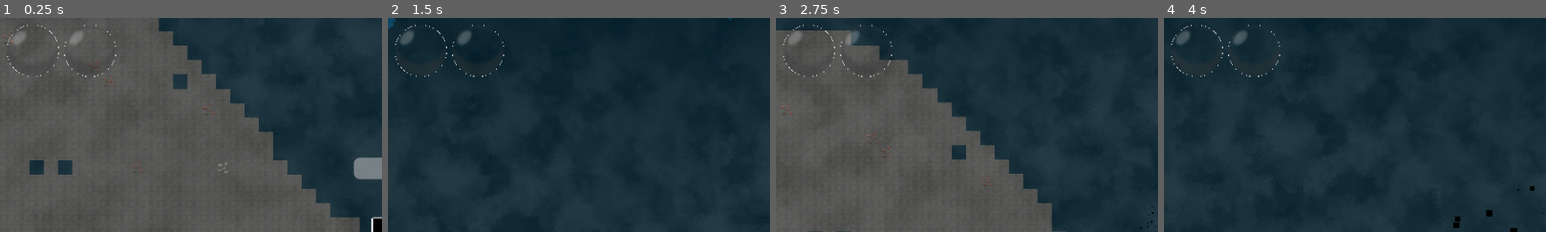
Above: before the commit, frames 1-4 (left to right).
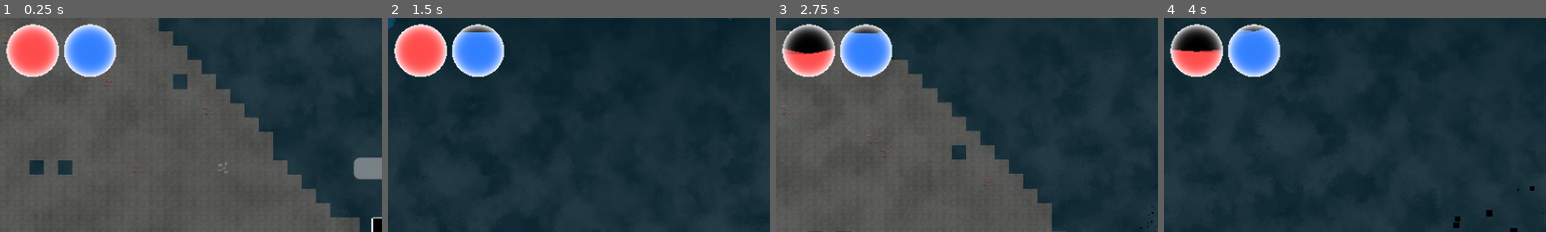
Above: after the commit, the same moments.

Repository: terriblepanic/first-game
Game: Godot game, scene res://scenes/Main.tscn
Two runs of this game, one before a commit and one after it. Both use one fixed random seed, a clock stepped at 60 frames per second and the inputs below.
Inputs (mouse positions are % of the whole screen's width and height, from its top left):
- Up to frame 1 (0.25 s): no input
- Up to frame 2 (1.5 s): tap Enter (ui_accept) at 0.5 s; move the mouse to (72, 45) at 0.52 s; hold D (move_right) from 0.53 s (still down); click (72, 45) at 0.6 s; tap Space (jump) at 0.77 s; move the mouse to (30, 55) at 1.27 s; right-click (30, 55) at 1.35 s
- Up to frame 3 (2.75 s): tap Space (jump) at 1.52 s; move the mouse to (60, 28) at 2.02 s; release D (move_right) at 2.03 s; hold A (move_left) from 2.03 s (still down); tap L at 2.1 s
- Up to frame 4 (4 s): move the mouse to (45, 70) at 2.77 s; release A (move_left) at 2.78 s; hold D (move_right) from 2.78 s (still down); tap E at 2.85 s; tap Space (jump) at 3.02, 3.77 s; move the mouse to (80, 65) at 3.52 s; click (80, 65) at 3.6 s
The pictures show only the part of the screen within x 0-50%, y 0-50%; the shares and areas given below are measured in that part.

The runs differ from the first frame. In frame 1, 5.4% of the frame differs, in the area x 1-31%, y 2-28%; in frame 2, 5.4%; in frame 3, 5.2%; in frame 4, 5.3%.
Error before the commit: Parse Error: Used space character for indentation instead of tab as used before in the file. (res://scripts/hud.gd:28)

Commit message:
my try to fix orbs and upgrade readme

Diff:
--- a/scenes/orb_bar.tscn
+++ b/scenes/orb_bar.tscn
@@ -6,9 +6,10 @@
 
 [sub_resource type="ShaderMaterial" id="ShaderMaterial_vgbrp"]
 shader = ExtResource("2_2p2p8")
-shader_parameter/light_effect = true
+shader_parameter/light_effect = false
 shader_parameter/border_exclusion_effect = false
-shader_parameter/wave_fix_on_border = true
+shader_parameter/wave_fix_on_border = false
+shader_parameter/transparent_empty = false
 shader_parameter/water_color = Color(1, 0, 0, 1)
 shader_parameter/water_wave_speed = 2.0
 shader_parameter/water_wave_ci = 0.05
@@ -16,21 +17,20 @@
 shader_parameter/ball_color = Color(1, 1, 1, 1)
 shader_parameter/ball_border_ci = 5.0
 shader_parameter/ball_light_speed = 2.0
-shader_parameter/wave_num = 3.0
+shader_parameter/wave_num = 2.0
 shader_parameter/plane_inclined_effect = false
 shader_parameter/plane_inclined_ratio = 0.05
 shader_parameter/iniTime = 0.0
 shader_parameter/height = 0.5
 shader_parameter/oheight = 0.5
-shader_parameter/vibration_effect = true
+shader_parameter/vibration_effect = false
 shader_parameter/vibration_time = 0.0
-shader_parameter/vibration_effect_timelength = 0.01
+shader_parameter/vibration_effect_timelength = 4.0
 shader_parameter/vibration_speed = 8.0
-shader_parameter/vibration_magnitude = 1.29
-shader_parameter/vibration_wave_ci = 0.31
-shader_parameter/refraction_ratio_glass = 0.0
-shader_parameter/refraction_ratio_water = 0.0
-shader_parameter/transparent_empty = true
+shader_parameter/vibration_magnitude = 0.25
+shader_parameter/vibration_wave_ci = 0.3
+shader_parameter/refraction_ratio_glass = 0.2
+shader_parameter/refraction_ratio_water = 0.6
 
 [node name="OrbBar" type="Node2D"]
 script = ExtResource("1_ctuxr")
--- a/scripts/OrbUIController.gd
+++ b/scripts/OrbUIController.gd
@@ -58,15 +58,15 @@
 
 # Сброс всех эффектов и параметров к начальным
 func Reset():
-        H = 1.0
-        oH = 1.0
-        target_material.set_shader_parameter('height', H)
-        target_material.set_shader_parameter('oheight', H)
-        target_material.set_shader_parameter('vibration_effect', false)
-        target_material.set_shader_parameter('light_effect', false)
-        target_material.set_shader_parameter('ball_color', ball_color)
-        if base_water_color:
-                target_material.set_shader_parameter('water_color', base_water_color)
+		H = 1.0
+		oH = 1.0
+		target_material.set_shader_parameter('height', H)
+		target_material.set_shader_parameter('oheight', H)
+		target_material.set_shader_parameter('vibration_effect', false)
+		target_material.set_shader_parameter('light_effect', false)
+		target_material.set_shader_parameter('ball_color', ball_color)
+		if base_water_color:
+				target_material.set_shader_parameter('water_color', base_water_color)
 
 
 # Установить высоту заполнения (например, при инициализации)
@@ -86,39 +86,39 @@
 
 # Задать родительский узел для создания твинов
 func SetOwner(node: Node):
-        p_node = node
+		p_node = node
 
 # Включить/выключить состояние «смерти»
 func SetDeathStateEnabled(enabled: bool) -> void:
-        death_state_enabled = enabled
+		death_state_enabled = enabled
 
 
 # Привязать материал шара, параметры которого будем менять
 func SetShader(mat: Material):
-        target_material = mat
-        if target_material:
-                base_water_color = target_material.get_shader_parameter("water_color")
+		target_material = mat
+		if target_material:
+				base_water_color = target_material.get_shader_parameter("water_color")
 
 
 # Обработка «удара» (изменение текущей/предыдущей высоты и запуск эффектов)
 func GetHit(P: float, oP: float, MAXP: float):
-        if not target_material:
-                return
-
-        # Вычисляем новую нормализованную высоту
-        H = max(P / MAXP, 0.0)
-        oH = H
-        target_material.set_shader_parameter('oheight', oH)
-
-        # Если шар «умер»
-        if H <= 0.0:
-                target_material.set_shader_parameter('light_effect', false)
-                if death_state_enabled:
-                        target_material.set_shader_parameter('ball_color', death_ball_color)
-                        if base_water_color:
-                                target_material.set_shader_parameter('water_color', base_water_color)
-                else:
-                        target_material.set_shader_parameter('ball_color', ball_color)
+	if not target_material:
+		return
+
+	# Вычисляем новую нормализованную высоту
+	H = max(P / MAXP, 0.0)
+	oH = H
+	target_material.set_shader_parameter('oheight', oH)
+
+		# Если шар «умер»
+	if H <= 0.0:
+		target_material.set_shader_parameter('light_effect', false)
+		if death_state_enabled:
+			target_material.set_shader_parameter('ball_color', death_ball_color)
+			if base_water_color:
+				target_material.set_shader_parameter('water_color', base_water_color)
+		else:
+			target_material.set_shader_parameter('ball_color', ball_color)
 	# Иначе проверяем состояние предупреждения
 	elif alert_effect:
 		if H <= alert_height:
@@ -194,9 +194,9 @@
 
 # Вспомогательный метод создания твина через родительский узел
 func newtween():
-        if p_node:
-                return p_node.create_tween()
-        return create_tween()
+		if p_node:
+				return p_node.create_tween()
+		return create_tween()
 
 
 # Callback для обновления параметра вибрации в шейдере
@@ -207,12 +207,12 @@
 
 # Плавное обновление значения без вибрации, для регенерации
 func SetSmooth(P: float, MAXP: float):
-        if not target_material:
-                return
-
-        var new_H: float = clamp(P / MAXP, 0.0, 1.0)
-        if abs(new_H - H) < 0.001:
-                return
+	if not target_material:
+		return
+
+	var new_H: float = clamp(P / MAXP, 0.0, 1.0)
+	if abs(new_H - H) < 0.001:
+		return
 
 	oH = target_material.get_shader_parameter("height") # читаем актуальное значение
 	H = new_H
--- a/scripts/hud.gd
+++ b/scripts/hud.gd
@@ -26,22 +26,22 @@
 	hp_orb.SetShader(hp_material)
 	hp_orb.ball_color = Color(1, 1, 1, 1)
 	hp_orb.alert_ball_color = Color(1, 0.3, 0.1, 1)
-        hp_orb.Reset()
-        hp_material.set_shader_parameter("water_color", Color(1, 0.3, 0.3, 1))
-        hp_material.set_shader_parameter("transparent_empty", true)
+	hp_orb.Reset()
+	hp_material.set_shader_parameter("water_color", Color(1, 0.3, 0.3, 1))
+	hp_material.set_shader_parameter("transparent_empty", true)
 
 	var mp_material: ShaderMaterial = orb_mp_sprite.material.duplicate()
 	orb_mp_sprite.material = mp_material
 
-        mp_orb = OrbUIController.new()
-        mp_orb.SetOwner(self)
-        mp_orb.SetShader(mp_material)
-        mp_orb.ball_color = Color(1, 1, 1, 1)
-        mp_orb.alert_ball_color = Color(0.2, 0.2, 1.0, 1)
-        mp_orb.Reset()
-        mp_orb.SetDeathStateEnabled(false)
-        mp_material.set_shader_parameter("water_color", Color(0.2, 0.5, 1, 1))
-        mp_material.set_shader_parameter("transparent_empty", true)
+	mp_orb = OrbUIController.new()
+	mp_orb.SetOwner(self)
+	mp_orb.SetShader(mp_material)
+	mp_orb.ball_color = Color(1, 1, 1, 1)
+	mp_orb.alert_ball_color = Color(0.2, 0.2, 1.0, 1)
+	mp_orb.Reset()
+	mp_orb.SetDeathStateEnabled(false)
+	mp_material.set_shader_parameter("water_color", Color(0.2, 0.5, 1, 1))
+	mp_material.set_shader_parameter("transparent_empty", true)
 
 	# === Подключение сигналов после инициализации орбов ===
 	if player:
--- a/shaders/health_orb.gdshader
+++ b/shaders/health_orb.gdshader
@@ -57,9 +57,26 @@
 }
 
 void fragment() {
-    if (transparent_empty && height <= 0.0 && oheight <= 0.0) {
+    bool skip_render = transparent_empty && height <= 0.0 && oheight <= 0.0;
+    if (!skip_render && distance(UV, vec2(0.5, 0.5)) <= 0.5) {
+        // основной код
+        float NTIME = vibration_effect ? TIME + vibration_time : TIME + vibration_effect_timelength;
+
+        vec2 uv = (UV - 0.5) * 0.5;
+        vec2 suv = UV * 0.5 - 0.5;
+
+        float a = wave_fix_on_border ? 2.0 : 1.0;
+        float b = wave_fix_on_border ? 1.0 : 0.5;
+        vec4 Cw = vec4(0.0);
+        vec4 Cg = vec4(0.0);
+
+        // и далее остальной код из твоего шейдера...
+        // (всё, что у тебя внутри else { ... } в оригинале)
+
+        // конец шейдера, установка COLOR.a и эффектов
+        // (всё уже у тебя корректно)
+    } else {
         COLOR = vec4(0.0);
-        return;
     }
 
     float NTIME = vibration_effect ? TIME + vibration_time : TIME + vibration_effect_timelength;
Not shown, changed: README.md
